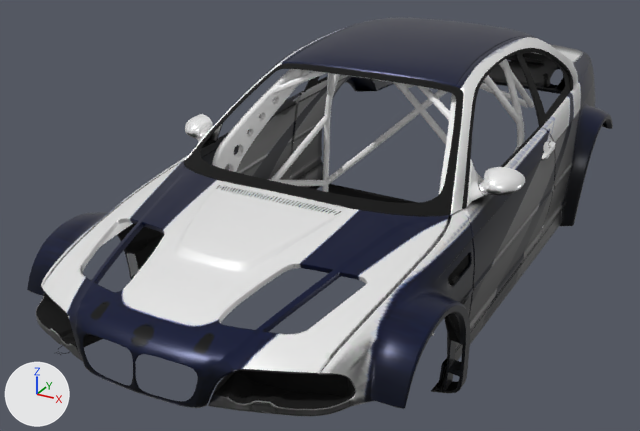
Renders of the FBX model assets/cars/bmw/bmw_body.fbx from each side of a commit.
Before and after are seen from a camera (50 mm lens) standing at (1.97, -4.31, 2.34) and looking at (-0.24, -0.28, 0.33). The axes (+X, +Y, +Z) are drawn at lower left. The lights are the same throughout. Where no turn or scale is listed for an object, it has been applied to the vertices. Vertices at the same position are counted once.

In view in the first picture: 'BODY_SUB0_CarPaint_0'.
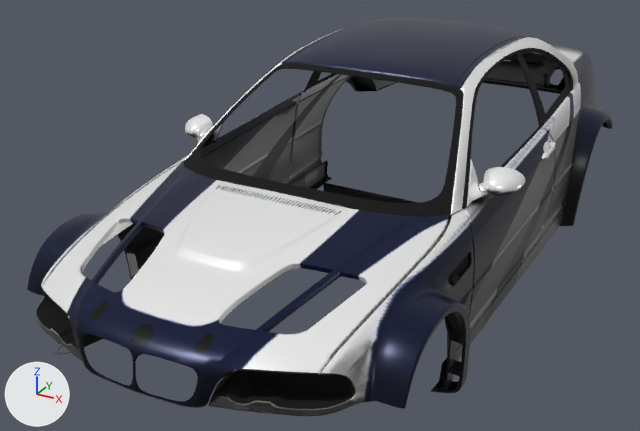
Boxes [x1, y1, x2, y2] around the edits, measured in the pictures (640 x 431 px):
part 1 of me_body_sub0_carpaint_0_001, deleted
    before: [212, 59, 534, 336]

Patch to the scene script:
```diff
--- a/assets/cars/bmw/bmw_body.fbx.py
+++ b/assets/cars/bmw/bmw_body.fbx.py
@@ me_body_sub0_carpaint_0_001 @@
 # used by ob_body_sub0_carpaint_0; location = (0.0, 0.0, 0.0)
-me_body_sub0_carpaint_0_001.from_pydata(...)  # 13279 vertices, 23343 faces; spans x -0.96..0.96, y -2.18..2.18, z 0.0..1.25
+me_body_sub0_carpaint_0_001.from_pydata(...)  # 11122 vertices, 19465 faces; spans x -0.96..0.96, y -2.18..2.18, z 0.0..1.25
+# me_body_sub0_carpaint_0_001 part 1: 16 loose pieces with 2157 vertices, spanning x -0.66..0.66, y -0.8..1.32, z 0.07..1.19, are deleted
 me_body_sub0_carpaint_0_001.materials.append(mat_carpaint)
@@ me_body_sub0_carpaint_0_001 @@
 me_body_sub0_carpaint_0_001.materials.append(mat_ext_plastic)
-me_body_sub0_carpaint_0_001.materials.append(mat_int_chrome)  # white #ffffff
```
